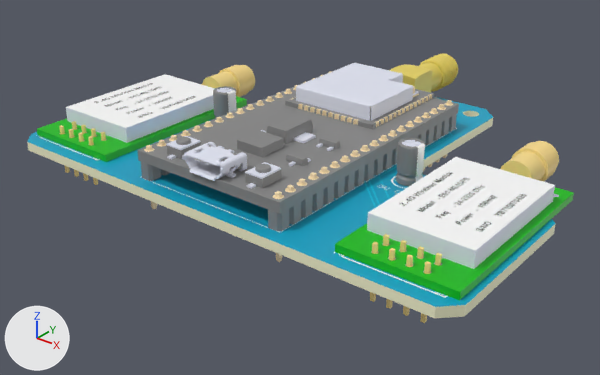
The glTF model bluetooth-jammer.glb, before and after one commit.
Camera for both pictures: a 50 mm camera at (23.2, -118.5, 55.8) aimed at (-58.4, -16.5, -7.5). Every picture has the same lights, and +X, +Y and +Z are marked at lower left. Where no turn or scale is listed for an object, it has been applied to the vertices.

Names of what the first picture shows: 'Node10', 'Node11', 'Node12', 'Node13', 'Node14', 'Node15', 'Node16', 'Node17', 'Node6', 'Node7', 'Node8', 'Node9'.
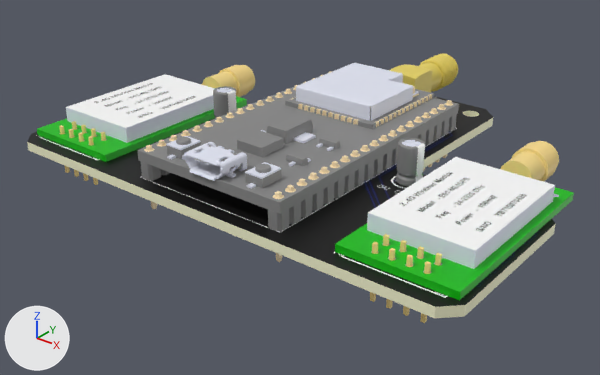
Diff of the bpy script that builds the scene:
```diff
--- a/bluetooth-jammer.glb.py
+++ b/bluetooth-jammer.glb.py
@@ mat_ff936000 @@
 mat_ff936000 = principled_material('FF936000')
-mat_ff936000.base_color = (0.0, 0.376, 0.576)  # cyan #00a5c8
+mat_ff936000.base_color = (0.0, 0.0, 0.0)  # black #000000
 mat_ff936000.metallic = 0.05
@@ mat_ffbf8d00 @@
 mat_ffbf8d00.metallic = 0.05
+mat_ffbf8d00.emission_strength = 1.0
```

Location of each change, (x1, y1, x2, y2) in pixels of the pictures (600 x 375 px):
'Node11', recoloured (cyan to black)
    both: (27, 97, 556, 307)
'Node12', surface changed
    both: (141, 132, 538, 291)
